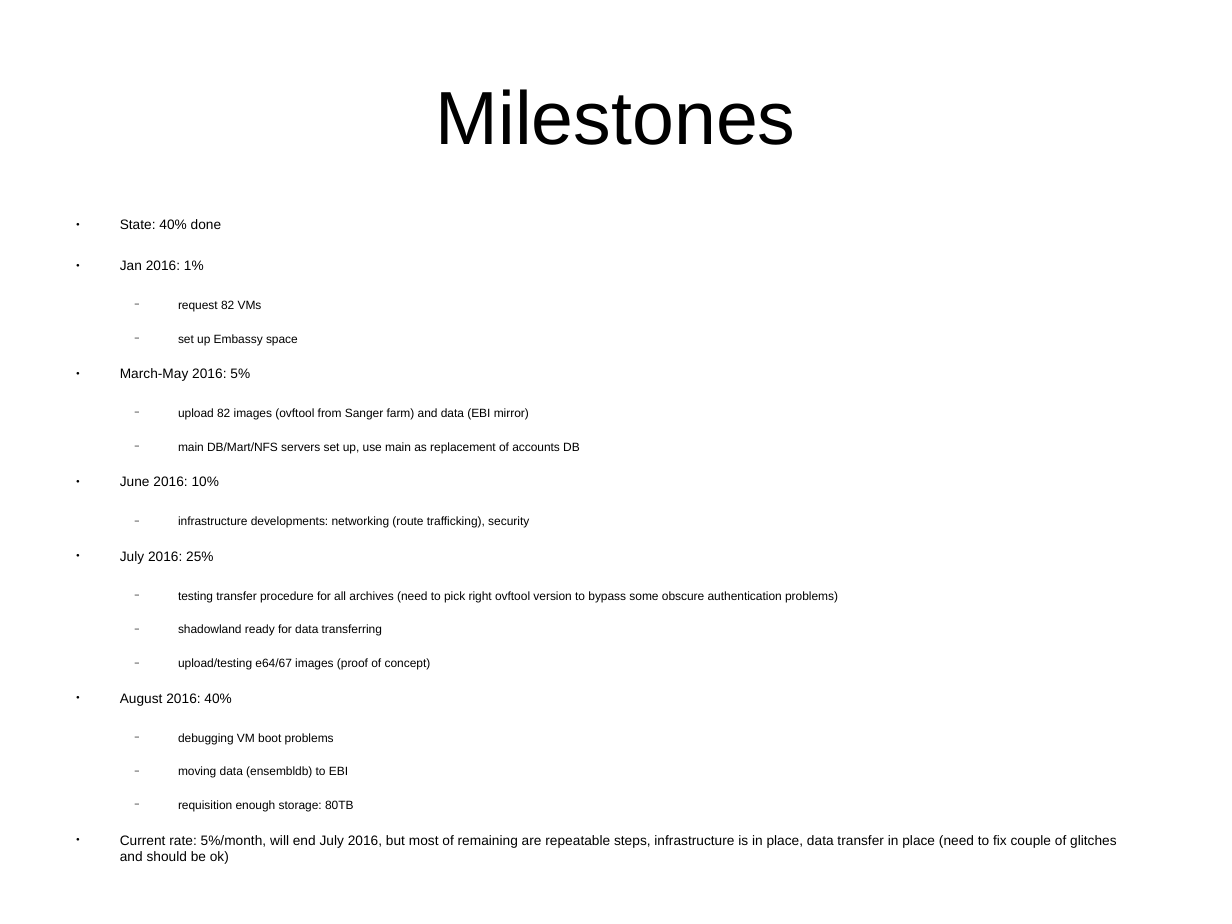
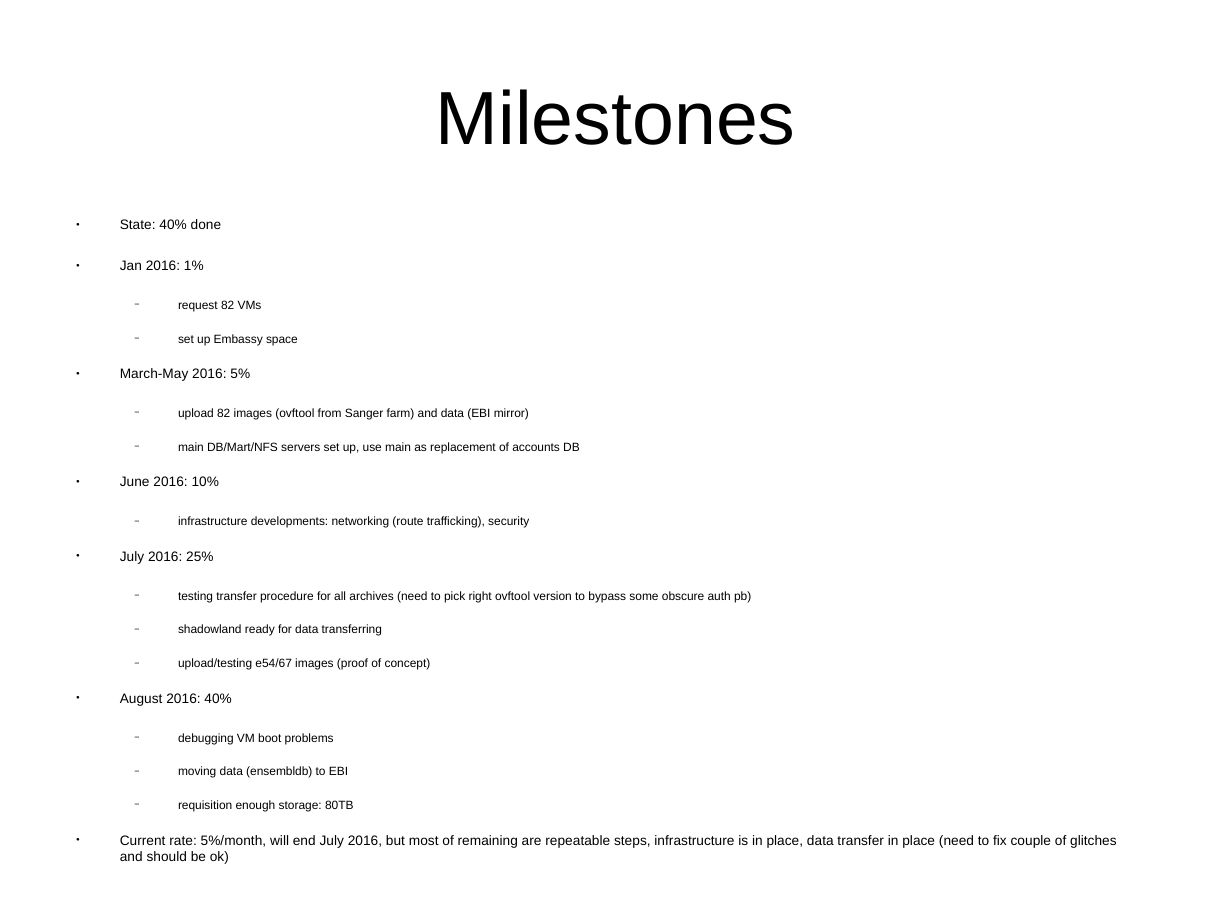
Before and after one commit to avullo/ensembl-migration-pm, a slide deck: slide 20 of data-review-10-16/talk.odp (slide 17 before the commit). Drawn at 1232x924 pixels with LibreOffice and Linux fonts; fonts in the diff are those of the drawing; background and template pictures are left out. Boxes give left, top, right and bottom in pixels: in the first picture for what was removed or moved away, otherwise in the second. Text is boxed around its words. In the diff, an @@ line names an element or a change of style, - is before the commit and + after.

```diff
--- a/data-review-10-16/talk.odp
+++ b/data-review-10-16/talk.odp
@@ text at <box>178,591,751,602</box>: text changed @@
-  − testing transfer procedure for all archives (need to pick right ovftool version to bypass some obscure authentication problems)
+  − testing transfer procedure for all archives (need to pick right ovftool version to bypass some obscure auth pb)
@@ text at <box>178,658,431,670</box>: text changed @@
-  − upload/testing e64/67 images (proof of concept)
+  − upload/testing e54/67 images (proof of concept)
```
Also in this commit, not shown: 6 other slides changed, 5 slides added, 2 slides removed.
